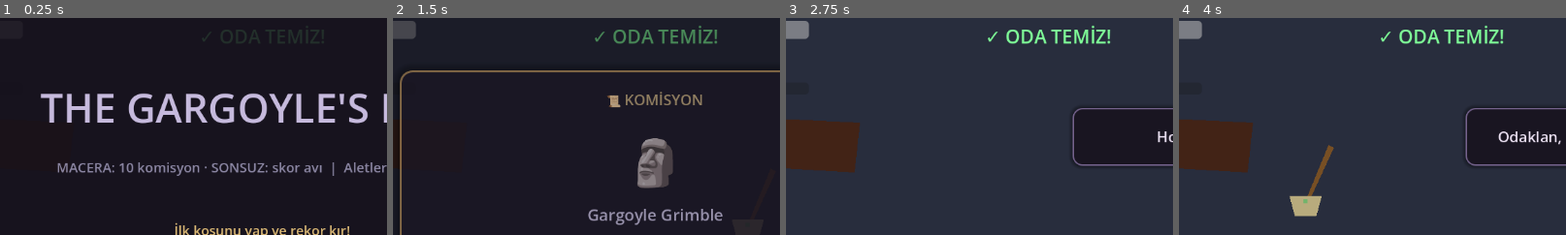
Above: before the commit, frames 1-4 (left to right).
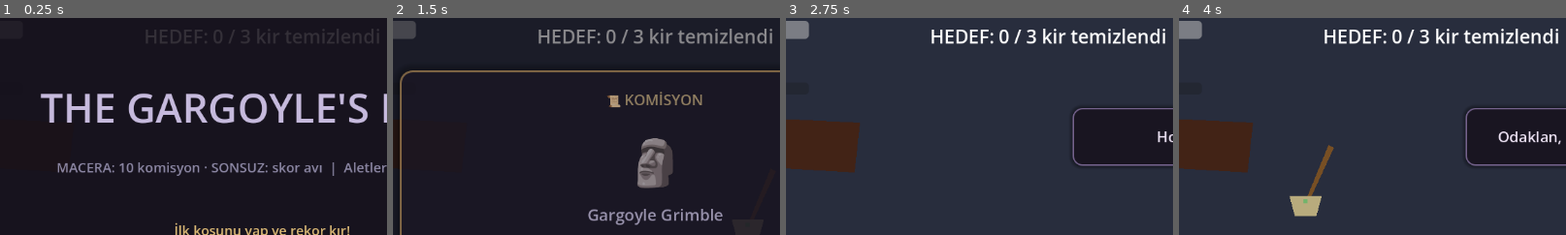
Above: after the commit, the same moments.

Repository: eddygraws/messy-janitor
Game: Godot game, scene res://node_2d.tscn
Same seed, same stepped clock (60 frames per second), same inputs: the game is played once before the commit and once after it.
Inputs (mouse positions are % of the whole screen's width and height, from its top left):
- Up to frame 1 (0.25 s): no input
- Up to frame 2 (1.5 s): click "🗺 MACERA MODU" at 0.5 s; tap Enter at 1.25, 1.35 s; move the mouse to (72, 45) at 1.27 s; click (72, 45) at 1.42 s
- Up to frame 3 (2.75 s): drag from (30, 55) to (45, 70) at 2.02 s
- Up to frame 4 (4 s): move the mouse to (60, 28) at 2.77 s; hold Shift 2.78-3.5 s; click (60, 28) at 2.92 s; tap Space at 3.5 s; drag from (45, 70) to (20, 35) at 3.52 s
The pictures show only the part of the screen within x 16-66%, y 2-52%; the shares and areas given below are measured in that part.

The runs differ from the first frame. In frame 1, 1.0% of the frame differs, in the area x 37-98%, y 4-12%; in frame 2, 2.2%; in frame 3, 2.4%, in the area x 37-98%, y 3-13%; in frame 4, 2.4%.
Error before the commit: Parse Error: Function "_update_reveal()" not found in base self. (res://components/cleanable_object.gd:71)

Commit message:
bug-fix-kontmapi

Diff:
--- a/components/cleanable_object.gd
+++ b/components/cleanable_object.gd
@@ -208,26 +208,25 @@
 	add_child(warn)
 
 
-func _check_reveal() -> void:
+# El feneri: imleç yakınlığına göre görünürlük. Uzaklaşınca tekrar kaybolur.
+func _update_reveal(delta: float) -> void:
+	var target := 0.0
 	var cursor := get_tree().get_first_node_in_group("PlayerCursor")
-	if cursor == null or not (cursor is Node2D):
-		return
-	if global_position.distance_to((cursor as Node2D).global_position) <= reveal_radius:
-		_reveal()
-
-
-func _reveal() -> void:
-	if _revealed:
-		return
-	_revealed = true
-	revealed.emit()
-	var tween := create_tween()
-	tween.tween_property(self, "modulate:a", _base_alpha, 0.25)\
-		.set_trans(Tween.TRANS_SINE).set_ease(Tween.EASE_OUT)
-	scale = Vector2(1.25, 1.25)
-	var pop := create_tween()
-	pop.tween_property(self, "scale", Vector2.ONE, 0.2)\
-		.set_trans(Tween.TRANS_BACK).set_ease(Tween.EASE_OUT)
+	if cursor is Node2D:
+		var dist := global_position.distance_to((cursor as Node2D).global_position)
+		if dist <= reveal_radius:
+			# Merkeze yakınken parlak, kenarda sönük (torch gradyanı).
+			target = clampf(1.0 - dist / reveal_radius, 0.0, 1.0)
+
+	var was_in_range := _in_range
+	_in_range = target > 0.02
+
+	# İlk kez aydınlanınca dinleyicilere haber ver.
+	if _in_range and not was_in_range:
+		revealed.emit()
+
+	_reveal_amount = lerpf(_reveal_amount, target, clampf(delta * 12.0, 0.0, 1.0))
+	_refresh_alpha()
 
 
 func _break() -> void:
@@ -263,4 +262,15 @@
 
 
 func _update_scrub_visual() -> void:
-	modulate.a = lerpf(_base_alpha, 0.35, _scrub_progress)
+	_refresh_alpha()
+
+
+# Alfayı hem temizlik ilerlemesine hem de (gizliyse) imleç aydınlatmasına göre ayarlar.
+func _refresh_alpha() -> void:
+	if _is_clean or _is_broken:
+		return
+	var base := lerpf(_base_alpha, 0.35, _scrub_progress)
+	if is_hidden:
+		modulate.a = base * _reveal_amount
+	else:
+		modulate.a = base
